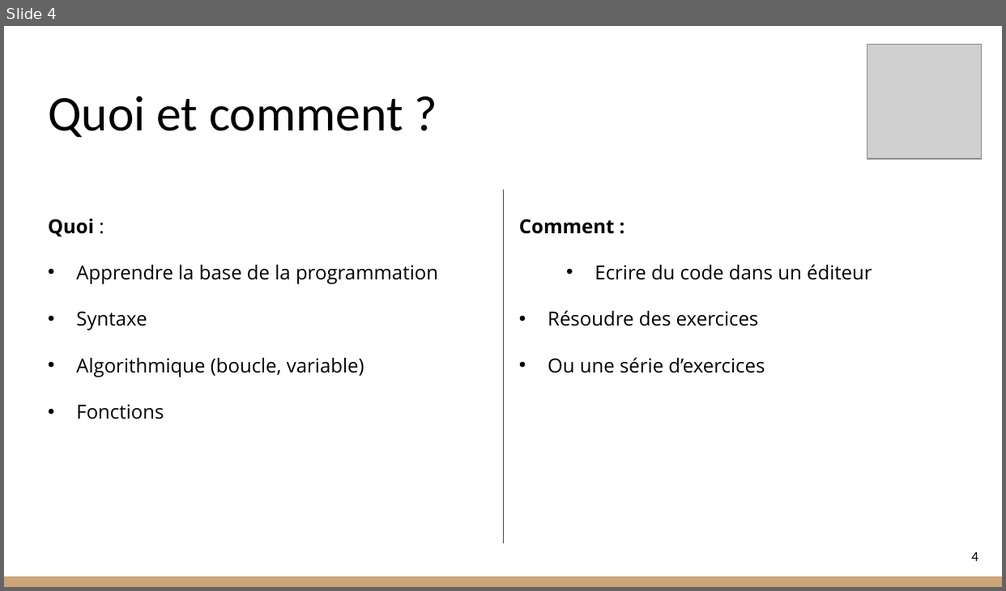
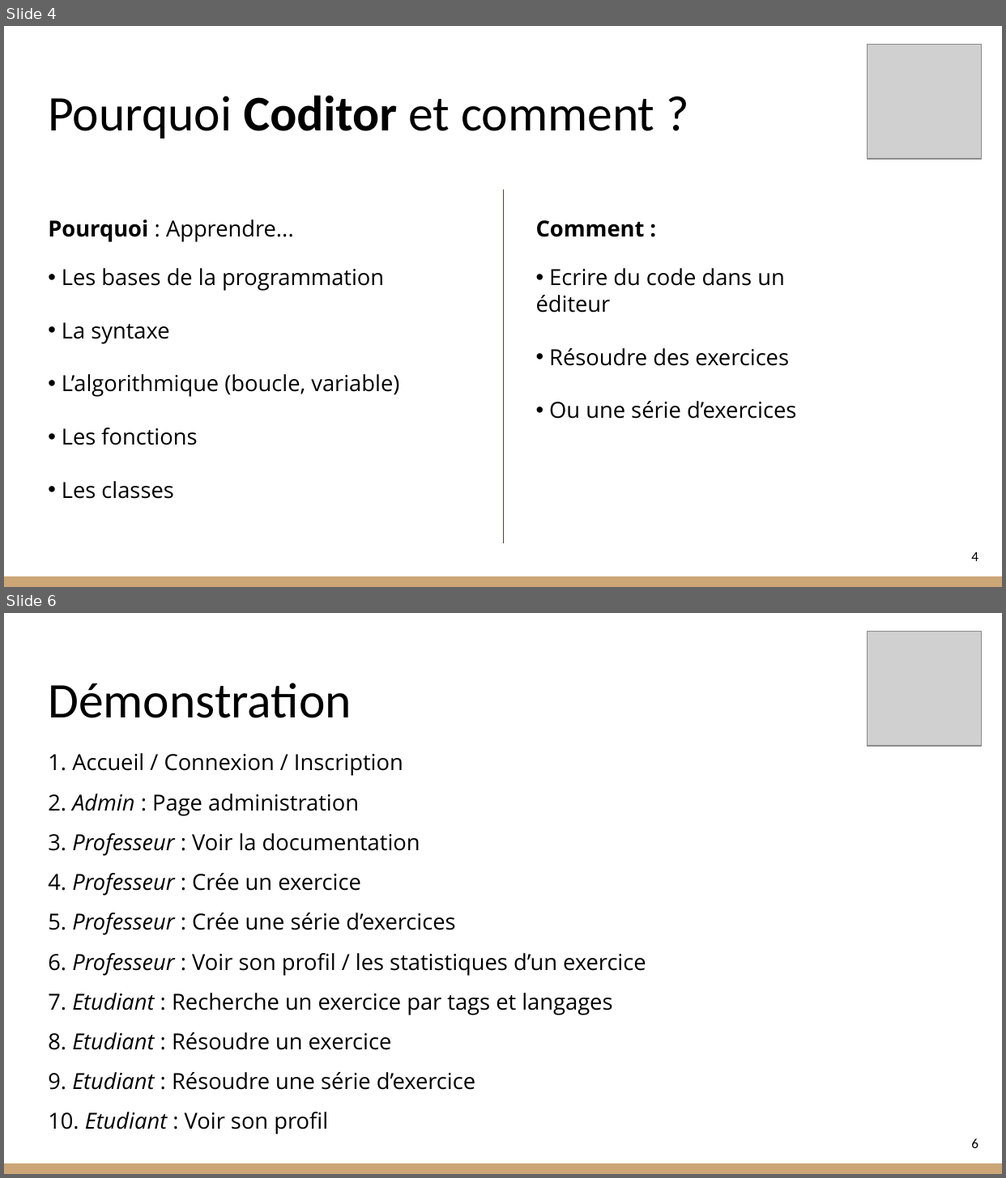
Before and after one commit to RohrbacherLeon/coditor, a slide deck: doc/Presentation_conception.pptx. Shown one above the other, each under a label of ours: slide 4 before the commit, slides 4 and 6 after it; the slides between them are not shown. The pictures are 1006x591 and 1006x1178 pixels, drawn with LibreOffice and Linux fonts; fonts in the diff are those of the drawing; grey boxes stand for pictures. Boxes give left, top, right and bottom in pixels: in the first picture for what was removed or moved away, otherwise in the second. Text is boxed around its words. In the diff, an @@ line names an element or a change of style, - is before the commit and + after.

```diff
--- a/doc/Presentation_conception.pptx
+++ b/doc/Presentation_conception.pptx
@@ slide 6 added at (4,613,1002,1174), background #FFFFFF; not listed: 1 template element that a slide beside it also shows @@
@@ picture added at (867,631,982,746) @@
@@ title added at (48,683,351,718), 36 pt, text #000000 @@
+Démonstration
@@ text added at (48,753,646,1135), 16 pt, text #000000 @@
+1. Accueil / Connexion / Inscription
+2. Admin : Page administration
+3. Professeur : Voir la documentation
+4. Professeur : Crée un exercice
+5. Professeur : Crée une série d’exercices
+6. Professeur : Voir son profil / les statistiques d’un exercice
+7. Etudiant : Recherche un exercice par tags et langages
+8. Etudiant : Résoudre un exercice
+9. Etudiant : Résoudre une série d’exercice
+10. Etudiant : Voir son profil
@@ page number added at (971,1139,978,1148), 10 pt, text #000000 @@
+6
@@ slide 4 changed as well @@
@@ title at (48,95,654,139): text changed @@
-Quoi et comment ?
+Pourquoi Coditor et comment ?
@@ text at (48,220,399,499): text changed; size 14 to 16 pt @@
-Quoi :
-• Apprendre la base de la programmation
-• Syntaxe
-• Algorithmique (boucle, variable)
-• Fonctions
+Pourquoi : Apprendre...
+• Les bases de la programmation
+• La syntaxe
+• L’algorithmique (boucle, variable)
+• Les fonctions
+• Les classes
@@ text "Comment :": place and size @@
-text "Comment :" at (519,219,765,373)
+text "Comment :" at (536,220,796,419)
@@ text "Comment :" at (536,220,796,419): size 14 to 16 pt; less space between paragraphs; indent changed; more space between paragraphs @@
```
Also in this commit, not shown: 5 other slides changed, 3 other slides added, 1 slide removed, 1 other file.
